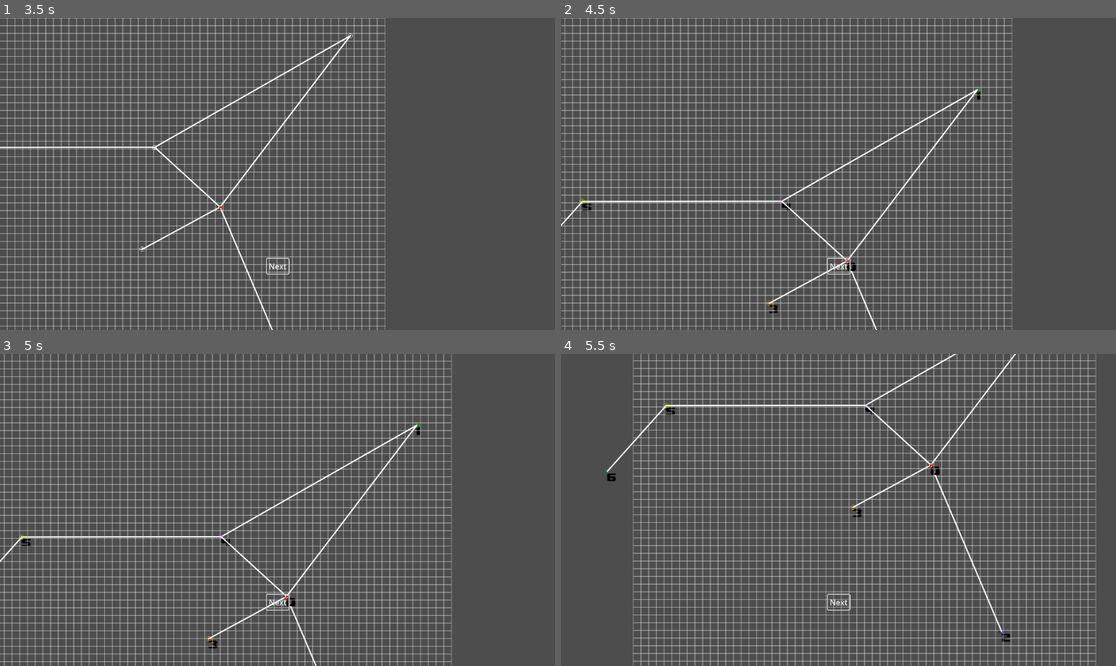
Above: before the commit, frames 1-4 (two rows, left to right).
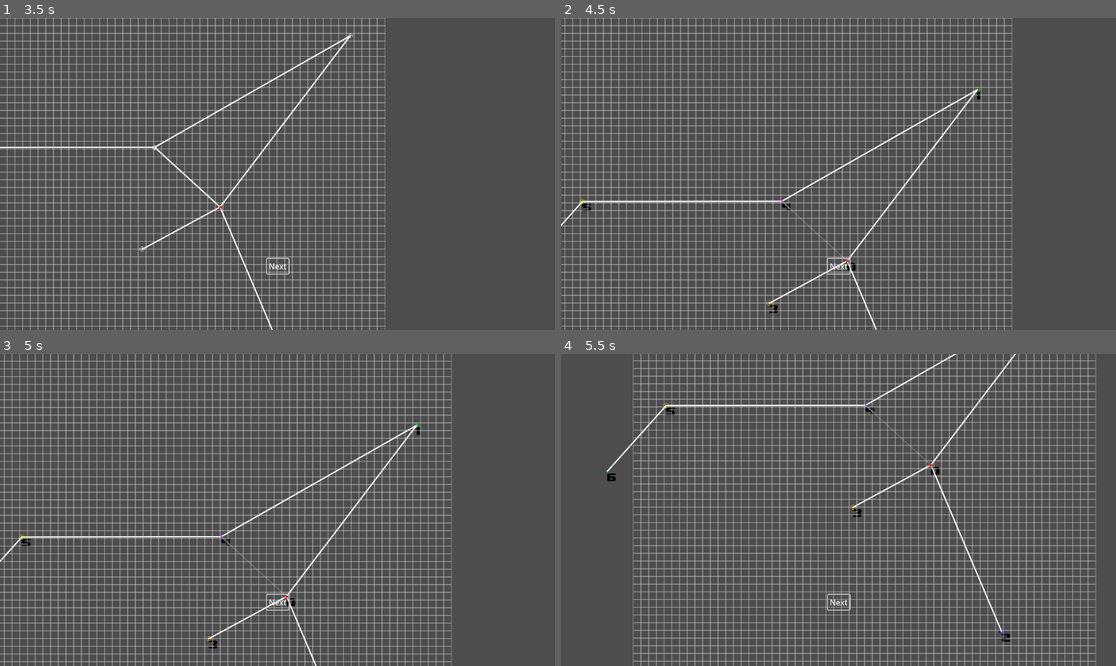
Above: after the commit, the same moments.

Repository: ionn232/Procedural-Generation-Applied-to-Metroidvania-Level-Design
Game: Godot game, scene res://scene/main_scene.tscn
Same seed, same stepped clock (60 frames per second), same inputs: the game is played once before the commit and once after it.
Inputs (mouse positions are in pixels of both pictures, inside the frame that each line leads up to):
- Up to frame 1 (3.5 s): click "Next" at 0.5 s; click "Next" at 1.25 s; click "Next" at 2 s; tap Enter at 2.75 s; move the mouse to (399, 158) at 2.77 s; press the mouse at (399, 158) at 2.78 s
- Up to frame 2 (4.5 s): tap Space at 3.5 s; move the mouse to (727, 189) at 3.52 s; release the mouse at (727, 189) at 3.53 s; tap Mouse wheel down (UnZoomTick) at 3.6 s; tap Enter at 4.25 s; move the mouse to (894, 105) at 4.27 s; tap Mouse wheel up (ZoomTick) at 4.35 s
- Up to frame 3 (5 s): no input
- Up to frame 4 (5.5 s): tap Space at 5 s; move the mouse to (810, 572) at 5.02 s; click (810, 572) at 5.1 s

Frame 1 is identical in both runs. In frame 2, 0.1% of the frame differs, in the area x 39-54%, y 58-82%; in frame 3, 0.1%; in frame 4, 0.1%, in the area x 54-69%, y 16-39%.

Commit message:
Step 5 complete with former step 7

Diff:
--- a/class/abstract/area_point.gd
+++ b/class/abstract/area_point.gd
@@ -11,8 +11,13 @@
 
 #its a node2D, position is stored in 'position'
 var pos : Vector2
+
+var area_index : int
+
+#parity in size, each i refers to the same area
 var relations : Array[AreaPoint]
-var area_index : int
+var relation_is_progress : Array[bool] #if not, it's backtracking route
+
 var has_hub : bool = false
 
 static func createNew(pos:Vector2, relations:Array[AreaPoint] = []) -> AreaPoint:
@@ -38,8 +43,15 @@
 	pass
 
 func _draw(): #USES LOCAL COORDINATES!
-	var index:int = Level.area_points.find(self)
-	for connecting_area:AreaPoint in relations:
-		draw_line(Vector2(0,0), to_local(connecting_area.pos), Color.WHITE, 1, true)
+	#draw area index
+	if (Utils.generator_stage == 5):
+		draw_string_outline(font, Vector2(0,20), str(area_index),0,-1,32,0.5,Color.BLACK)
+
+	#draw area relation lines
+	for i:int in range(len(relations)):
+		var connecting_area:AreaPoint = relations[i]
 		if (Utils.generator_stage == 5):
-			draw_string_outline(font, Vector2(0,20), str(index),0,-1,32,0.5,Color.BLACK)
+			var rel_color:Color = Color.WHITE if relation_is_progress[i] else Color.DIM_GRAY
+			draw_line(Vector2(0,0), to_local(connecting_area.pos), rel_color, 1, true)
+		else:
+			draw_line(Vector2(0,0), to_local(connecting_area.pos), Color.WHITE, 1, true)
--- a/class/map_generator.gd
+++ b/class/map_generator.gd
@@ -81,11 +81,12 @@
 	Level.initial_area.set_point_color(Utils.area_colors[0])
 
 func step_4(): ##establish area connections
-	#BUG: sometimes an area is isolated.
 	for i:int in range(number_of_areas):
+		var current_area:AreaPoint = Level.area_points[i]
 		compute_area_relations(i)
+		current_area.queue_redraw()
 	join_stragglers()
-	DEBUG_check_parity()
+	#DEBUG_check_parity()
 
 #TODO: tweak values
 const MIN_ANGULAR_DISTANCE:float = PI/2.5
@@ -116,7 +117,6 @@
 		if index==j: continue
 		current_area.relations.push_back(Level.area_points[j])
 		Level.area_points[j].relations.push_back(current_area)
-		current_area.queue_redraw()
 
 func decide_relations(current_area:AreaPoint, angles:Array, angle_candidates:Array):
 	#var max_distance :float = (map_size_x + map_size_y)*16 / float(number_of_areas * 0.1) #TODO: tweak n use this maybe
@@ -155,21 +155,29 @@
 			current_area.relations.push_back(Level.area_points[closest_area_index])
 			Level.area_points[closest_area_index].relations.push_back(current_area)
 
-func step_5(): ##designate area order by expanding from initial area
+func step_5(): ##designate area order by expanding from initial area, designate areas as progression or backtracking
 	#struct inits
 	var ordered_areas:Array[AreaPoint] = []
 	var available_routes:Array[Array] #Array of [origin: AreaPoint, routes: [AreaPoint]]
 	var backtrack_routes:Array[Array] #Array of [origin: AreaPoint, routes: [AreaPoint]] TODO fill this
+	var progression_routes:Array[Array] #Array of [origin: AreaPoint, routes: [AreaPoint]] TODO fill this
 	ordered_areas.resize(number_of_areas)
 	available_routes.resize(number_of_areas)
 	backtrack_routes.resize(number_of_areas)
-	#initial area (alredy known)
-	ordered_areas[0] = Level.initial_area
+	progression_routes.resize(number_of_areas)
+	#initial area (alredy known) #TODO:avoid repeating code, add to loop
+	var initial_area:AreaPoint = Level.initial_area
+	ordered_areas[0] = initial_area
+	initial_area.set_point_color(Utils.area_colors[0])
+	initial_area.area_index = 0
+	initial_area.relation_is_progress.resize(len(initial_area.relations))
+	initial_area.relation_is_progress.fill(false) #ts redundant, it's the default value
+	initial_area.queue_redraw()
 	for route_dest:AreaPoint in ordered_areas[0].relations:
 		available_routes[0].push_back(route_dest)
 	#produce ordered areas array and list of backtrack routes
 	for i:int in range(number_of_areas):
-		if i==0: continue #TODO iterate over list without 0
+		if i==0: continue
 		var proceed:bool = false
 		var expanding_area_index:int
 		#roll expanding area
@@ -179,21 +187,37 @@
 			if len(available_routes[expanding_area_index]) == 0: proceed = false #area has no routes left to expand, reroll
 		#roll next area
 		var route_index:int = rng.randi_range(0, len(available_routes[expanding_area_index])-1)
-		var next_area:AreaPoint = available_routes[expanding_area_index][route_index]
-		ordered_areas[i] = next_area
-		#remove next area from elegibility
-		for route_list in available_routes:
-			route_list.erase(next_area)
+		var new_area:AreaPoint = available_routes[expanding_area_index][route_index]
+		#add new area to final lineup
+		ordered_areas[i] = new_area
+		new_area.set_point_color(Utils.area_colors[i])
+		new_area.area_index = i
+		new_area.relation_is_progress.resize(len(new_area.relations))
+		new_area.relation_is_progress.fill(false) #ts redundant, it's the default value
+		new_area.queue_redraw()
+		#remove next area from elegibility: store progression and backtracking routes
+		progression_routes[expanding_area_index].push_back(available_routes[expanding_area_index].pop_at(route_index))
+		for current_route_list in available_routes: #TODO: introduce randomness (allow multiple entries to new area)
+			#TODO decide if saved to progression or not instead of saving to backtracking
+			var index:int = current_route_list.find(new_area)
+			if index != -1:
+				backtrack_routes[i].push_back(current_route_list.pop_at(index))
 		#add routes from next area to unseen areas to table
 		for route_dest:AreaPoint in ordered_areas[i].relations:
 			if !ordered_areas.has(route_dest):
 				available_routes[i].push_back(route_dest)
+
 	#apply to singleton instance
 	Level.area_points = ordered_areas
-	#set area colors and redraw #TODO:do this better
-	for i:int in number_of_areas:
-		ordered_areas[i].set_point_color(Utils.area_colors[i])
-		ordered_areas[i].queue_redraw()
+
+	#store progression//backtracking information
+	for i:int in range(len(progression_routes)):
+		if len(progression_routes[i]) == 0: continue
+		var area_1:AreaPoint = ordered_areas[i]
+		for j:int in range(len(progression_routes[i])):
+			var area_2:AreaPoint = progression_routes[i][j]
+			area_1.relation_is_progress[area_1.relations.find(area_2)] = true
+			area_2.relation_is_progress[area_2.relations.find(area_1)] = true
 
 func DEBUG_check_parity():
 	var parity = true
